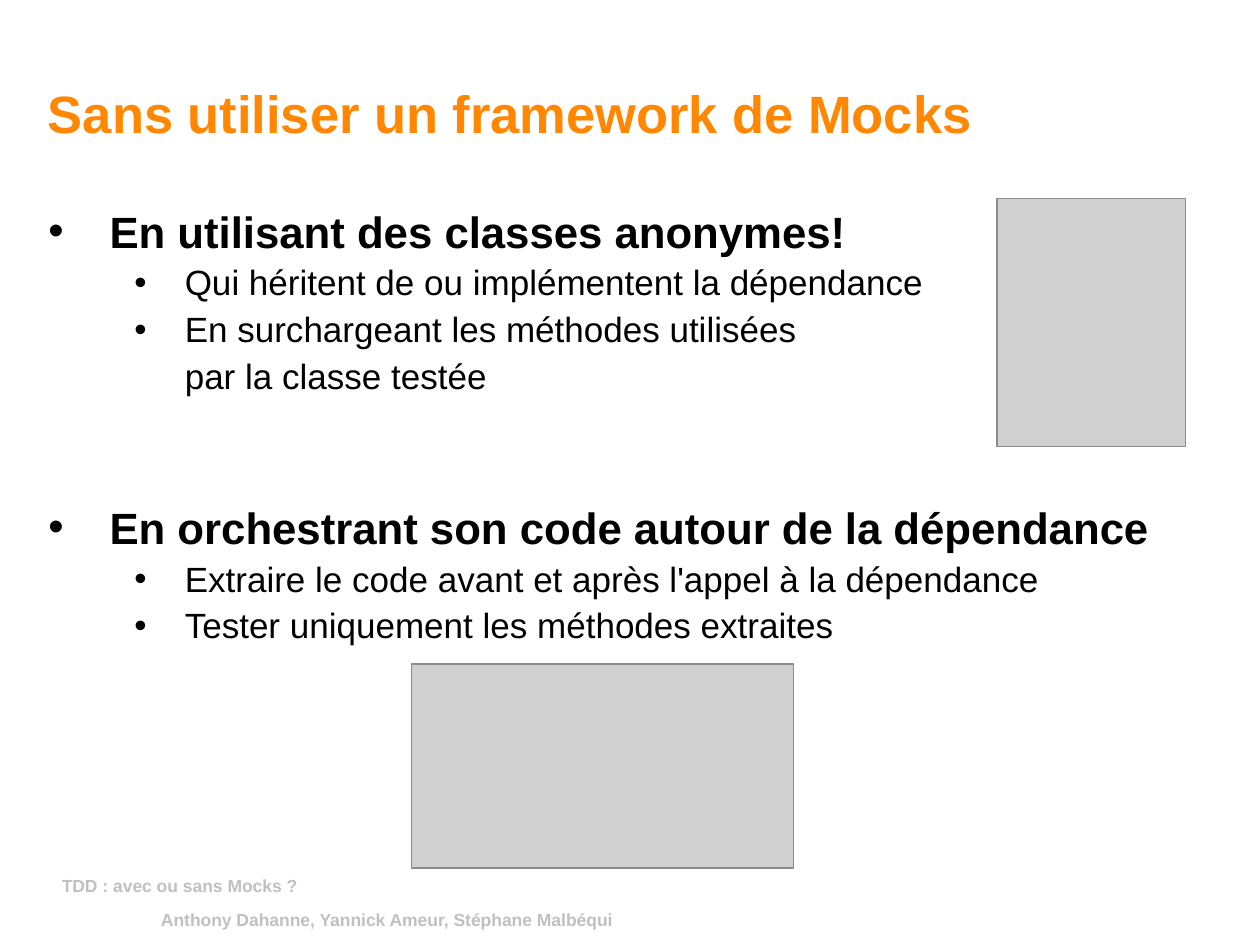
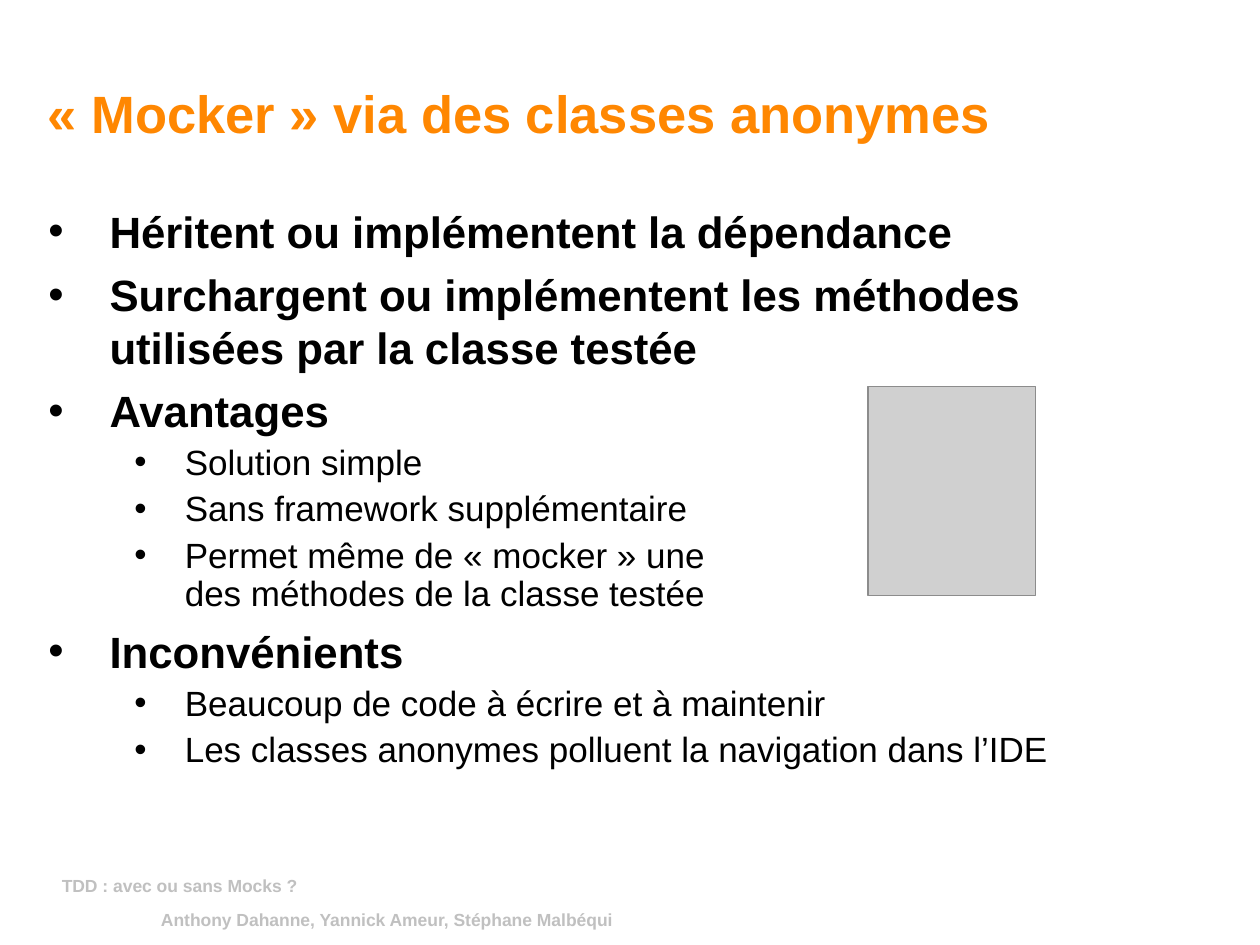
Before and after one commit to yannickameur/tddavecousansmock, a slide deck: slide 7 of tddavecousansmock/tdd_avec_ou_sans_mock.odp. Drawn at 1260x945 pixels with LibreOffice and Linux fonts; fonts in the diff are those of the drawing; grey boxes stand for pictures; background and template pictures are left out. Boxes give left, top, right and bottom in pixels: in the first picture for what was removed or moved away, otherwise in the second. Text is boxed around its words. In the diff, an @@ line names an element or a change of style, - is before the commit and + after.

Commit message:
ajout de slides sur "sans mock"

```diff
--- a/tddavecousansmock/tdd_avec_ou_sans_mock.odp
+++ b/tddavecousansmock/tdd_avec_ou_sans_mock.odp
@@ title at (92,95,989,144): text changed @@
-Sans utiliser un framework de Mocks
+« Mocker » via des classes anonymes
@@ text at (110,216,1047,769): text changed @@
-• En utilisant des classes anonymes!
-  • Qui héritent de ou implémentent la dépendance
-  • En surchargeant les méthodes utilisées
-  par la classe testée
-• En orchestrant son code autour de la dépendance
-  • Extraire le code avant et après l'appel à la dépendance
-  • Tester uniquement les méthodes extraites
+• Héritent ou implémentent la dépendance
+• Surchargent ou implémentent les méthodes utilisées par la classe testée
+• Avantages
+  • Solution simple
+  • Sans framework supplémentaire
+  • Permet même de « mocker » une
+    des méthodes de la classe testée
+• Inconvénients
+  • Beaucoup de code à écrire et à maintenir
+  • Les classes anonymes polluent la navigation dans l’IDE
@@ picture: place and size @@
-picture at (997,198,1186,446)
+picture at (868,387,1036,596)
@@ picture removed at (412,664,794,868) @@
```
Also in this commit, not shown: 4 other slides changed, 2 slides added, 1 slide removed.
